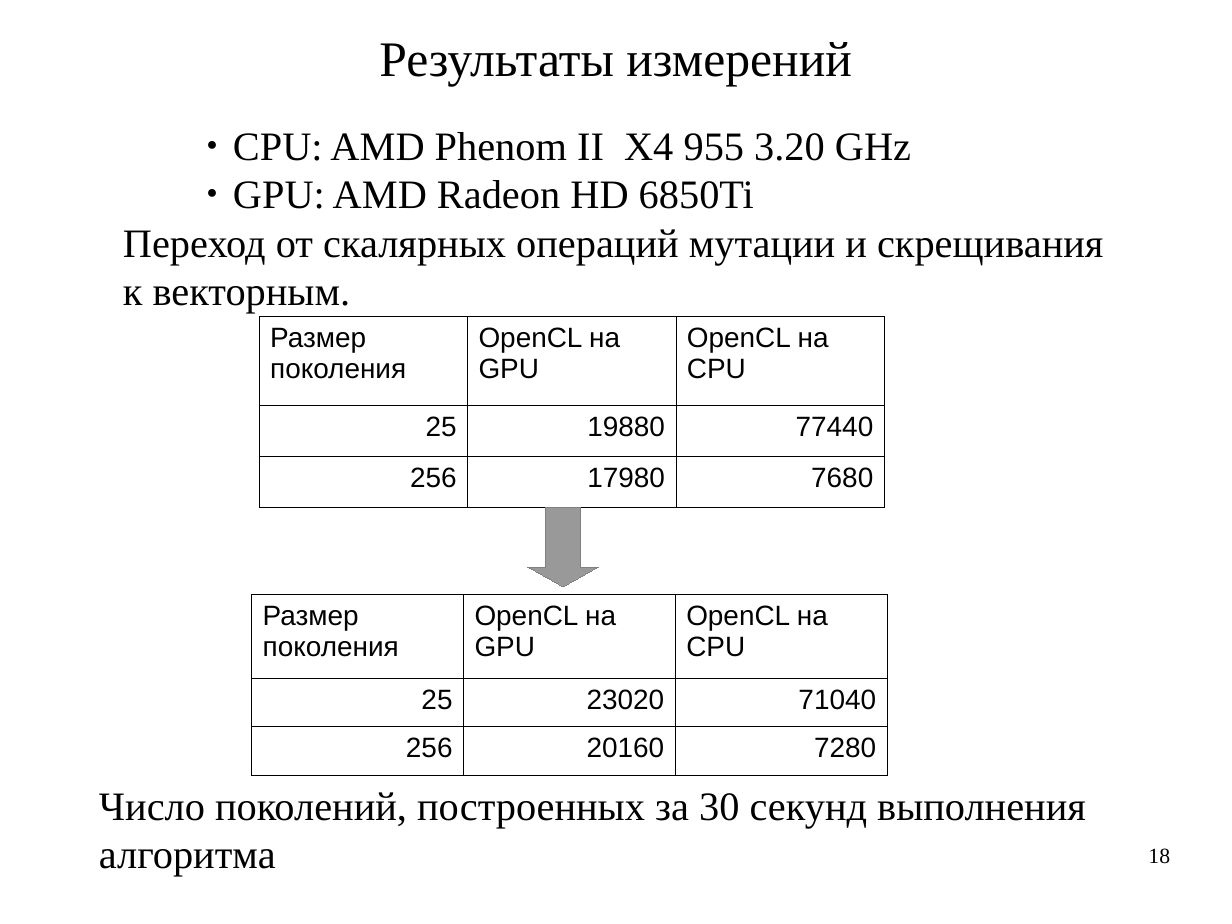
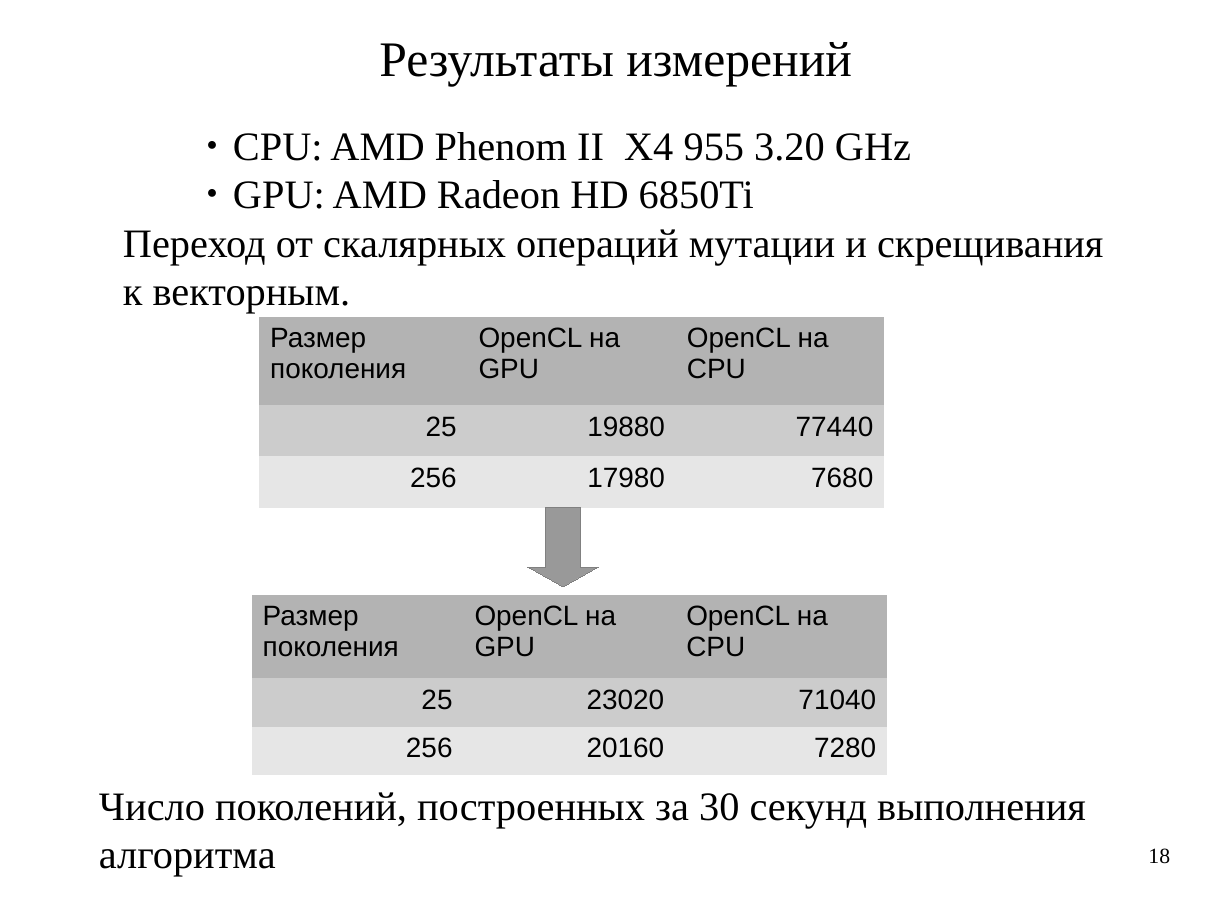
Before and after one commit to artem-bochkarev/master-work, a slide deck: slide 18 of Papers/PresentationKMU.odp. Drawn at 1232x924 pixels with LibreOffice and Linux fonts; fonts in the diff are those of the drawing. Boxes give left, top, right and bottom in pixels: in the first picture for what was removed or moved away, otherwise in the second. Text is boxed around its words. In the diff, an @@ line names an element or a change of style, - is before the commit and + after.

```diff
--- a/Papers/PresentationKMU.odp
+++ b/Papers/PresentationKMU.odp
@@ table at (259,316,883,508) @@
@@ fill none to #B3B3B3 in row 1 @@
@@ fill none to #CCCCCC in row 2 @@
@@ fill none to #E6E6E6 in row 3 @@
@@ borders changed @@
@@ table at (252,595,887,775) @@
@@ fill none to #B3B3B3 in row 1 @@
@@ fill none to #CCCCCC in row 2 @@
@@ fill none to #E6E6E6 in row 3 @@
@@ borders changed @@
```
Also in this commit, not shown: 10 other slides changed, 2 slides added, 1 other file.
